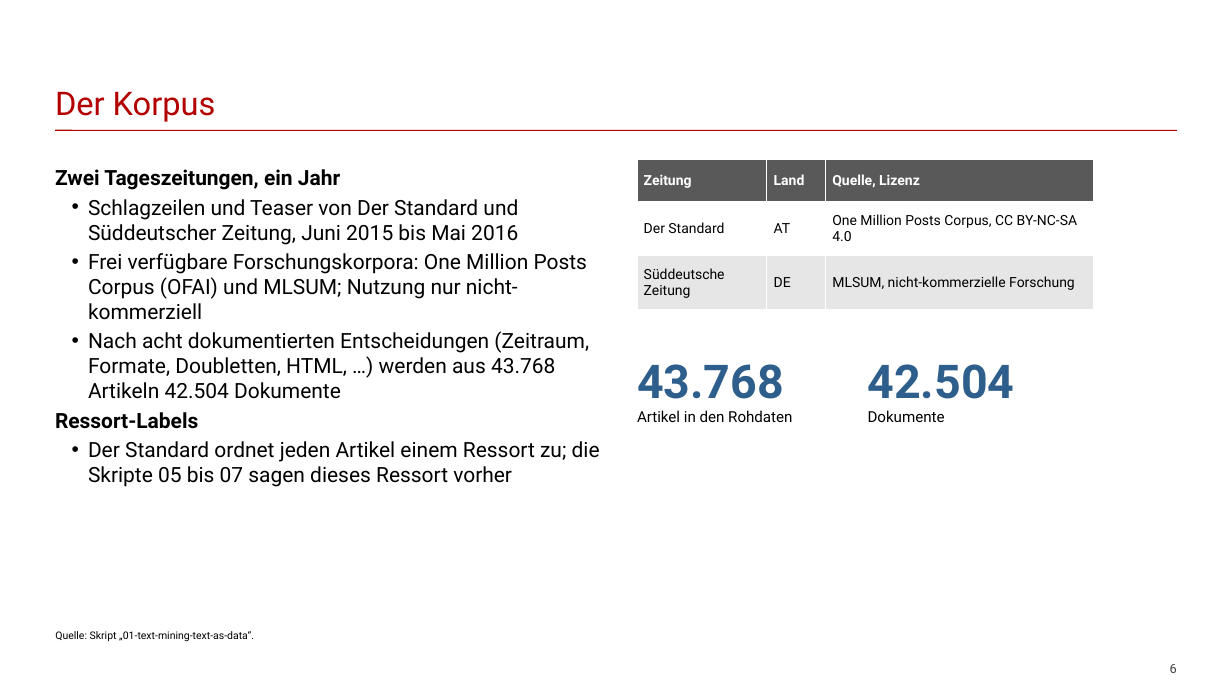
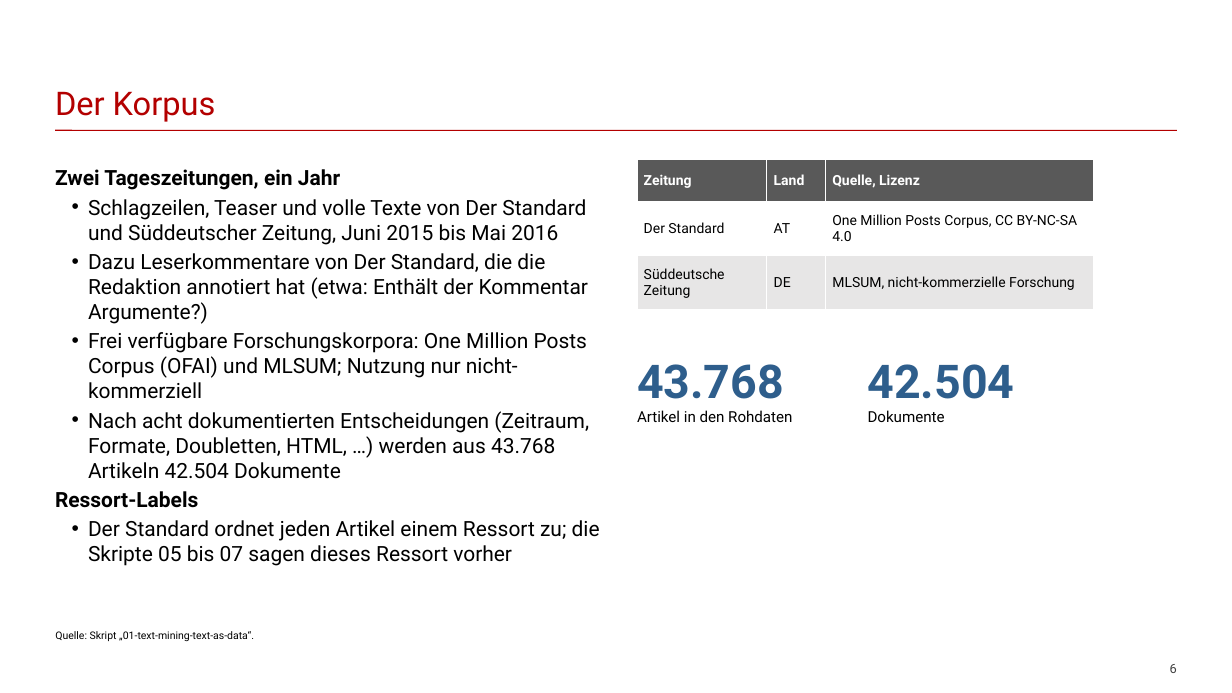
Before and after one commit to franzmohr/intro-text-mining-de, a slide deck: slide 6 of text-mining.odp. Drawn at 1232x693 pixels with LibreOffice and Linux fonts; fonts in the diff are those of the drawing. Boxes give left, top, right and bottom in pixels: in the first picture for what was removed or moved away, otherwise in the second. Text is boxed around its words. In the diff, an @@ line names an element or a change of style, - is before the commit and + after.

```diff
--- a/text-mining.odp
+++ b/text-mining.odp
@@ text at (88,199,588,324): text changed @@
-• Schlagzeilen und Teaser von Der Standard und Süddeutscher Zeitung, Juni 2015 bis Mai 2016
+• Schlagzeilen, Teaser und volle Texte von Der Standard und Süddeutscher Zeitung, Juni 2015 bis Mai 2016
+• Dazu Leserkommentare von Der Standard, die die Redaktion annotiert hat (etwa: Enthält der Kommentar Argumente?)
```
Also in this commit, not shown: 5 other slides changed, 7 slides added, 9 other files.
